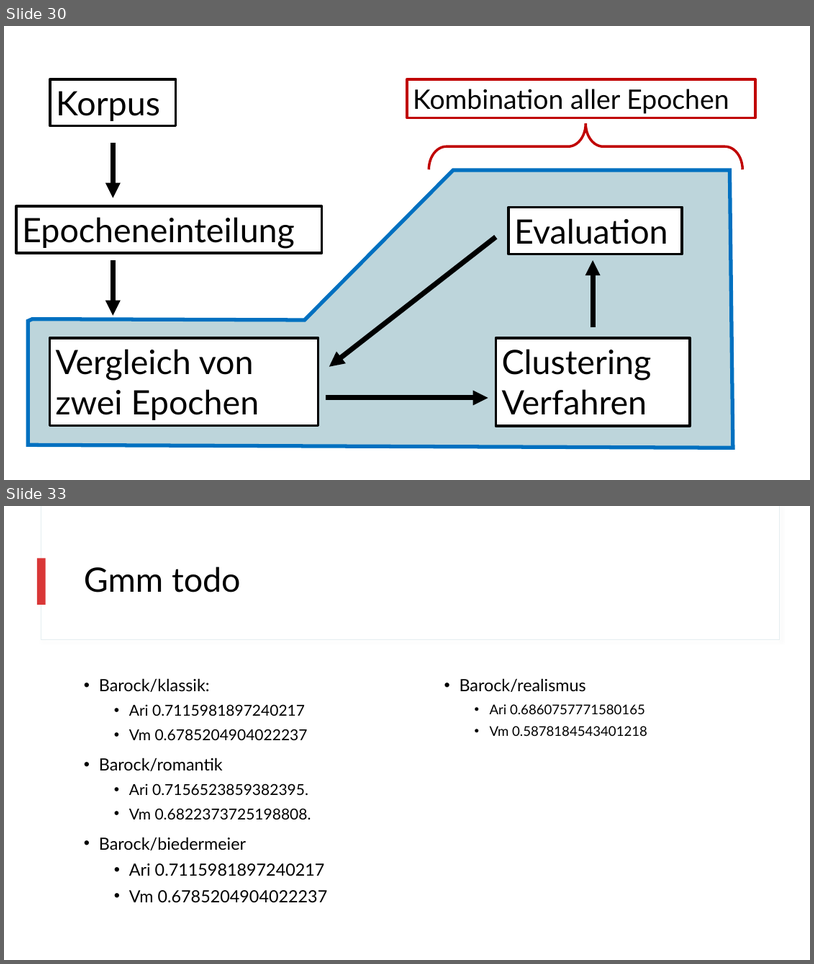
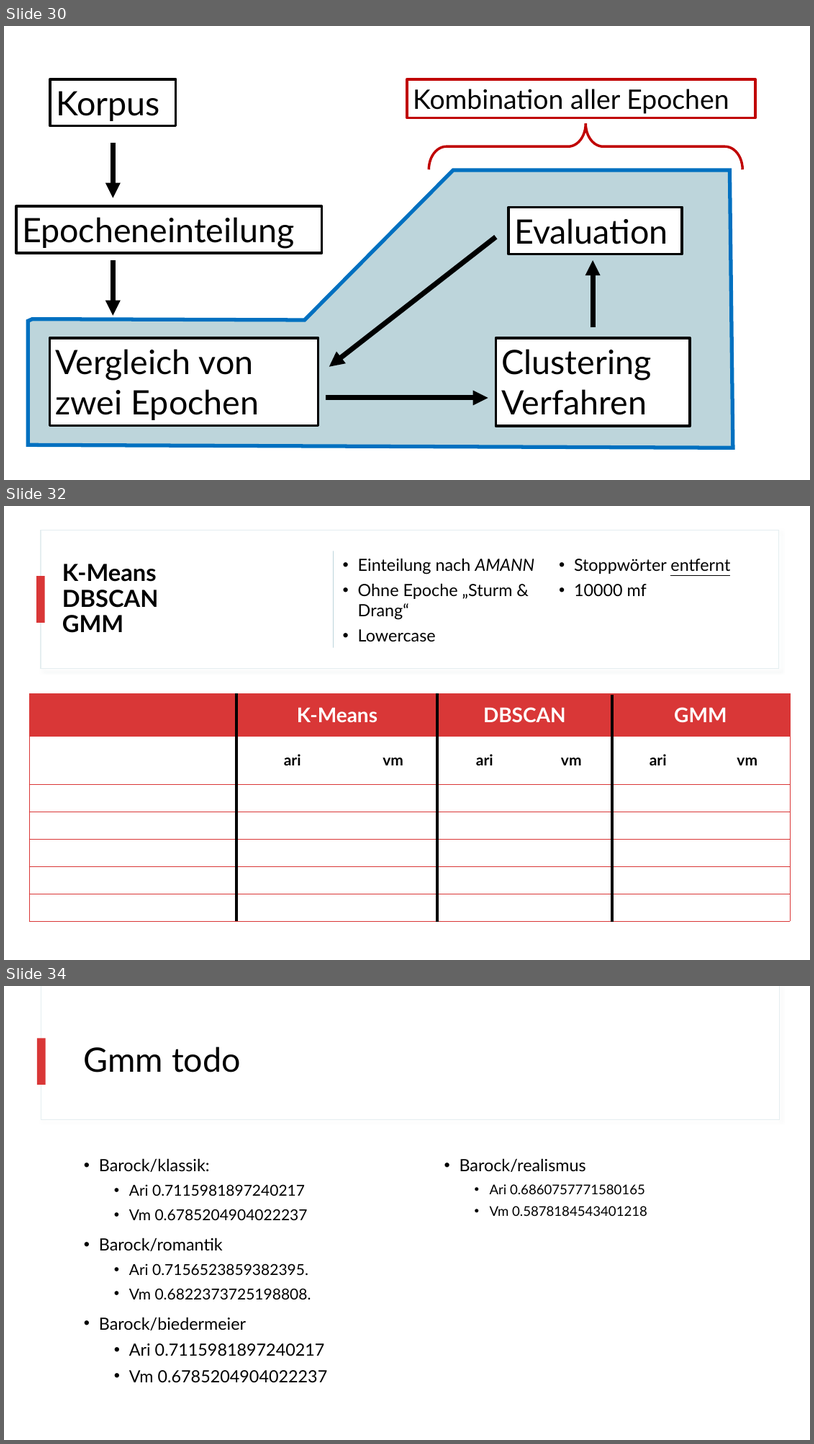
Before and after one commit to realjanpaulus/clusterpoems, a slide deck: presentation/clustering_presentation.pptx. Shown one above the other, each under a label of ours: slides 30 and 33 before the commit, slides 30, 32 and 34 after it; the slides between them are not shown. The pictures are 814x964 and 814x1444 pixels, drawn with LibreOffice and Linux fonts; fonts in the diff are those of the drawing. Boxes give left, top, right and bottom in pixels: in the first picture for what was removed or moved away, otherwise in the second. Text is boxed around its words. In the diff, an @@ line names an element or a change of style, - is before the commit and + after.

```diff
--- a/presentation/clustering_presentation.pptx
+++ b/presentation/clustering_presentation.pptx
@@ slide 32 added at [4,506,810,960], background #FFFFFF; not listed: 2 template elements that a slide beside it also shows @@
@@ rectangle added at [4,506,810,960], fill #FFFFFF @@
@@ rectangle added at [41,530,779,668], fill #FFFFFF, outline #E5EEF0 1 pt @@
@@ title added at [62,564,159,633], 28 pt, text #000000, bold @@
+K-Means
+DBSCAN
+GMM
@@ rectangle added at [333,551,334,648], fill #BDD5DB @@
@@ text added at [358,558,730,641], 20 pt, text #000000 @@
+• Einteilung nach AMANN
+• Ohne Epoche „Sturm & Drang“
+• Lowercase
+• Stoppwörter entfernt
+• 10000 mf
@@ rectangle added at [36,576,45,623], fill #D93737 @@
@@ table added at [29,693,791,921], 7 rows, 7 columns @@
+ | K-Means |  | DBSCAN |  | GMM | 
+ | ari | vm | ari | vm | ari | vm
+ |  |  |  |  |  | 
+ |  |  |  |  |  | 
+ |  |  |  |  |  | 
+ |  |  |  |  |  | 
+ |  |  |  |  |  | 
@@ line added from (237, 693) to (237, 921), #000000 3 pt @@
@@ line added from (437, 693) to (437, 921), #000000 3 pt @@
@@ line added from (612, 694) to (612, 921), #000000 3 pt @@
@@ what was slide 33 is now slide 34 @@
```
Also in this commit, not shown: 3 slides changed, 5 other slides added, 1 slide removed, 11 other files.
